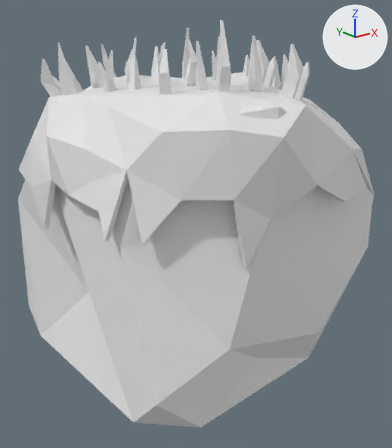
What one commit did to the FBX model Assets/Models/BlockEmpty.fbx.
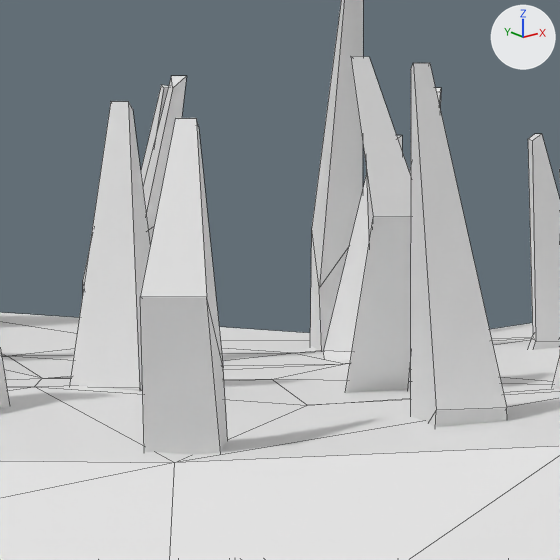
There are two pictures of each version: one whole from a 50 mm lens placed at (-1.282, -1.649, 0.652), pointed at (0.0, -0.046, 0.011), one close up on the part from 36% to 55% of the width and 7% to 24% of the height. The axes (+X, +Y, +Z) are drawn at upper right. The lights are the same throughout. The close-ups show mesh edges as thin lines. Where no turn or scale is listed for an object, it has been applied to the vertices.

The first close-up shows 'Grass'.
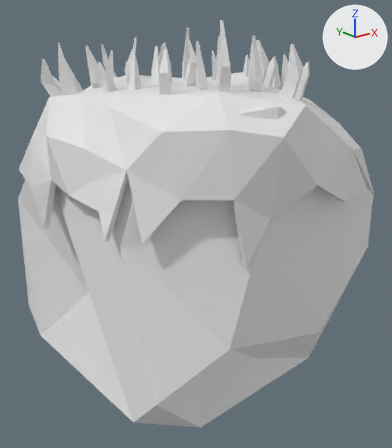
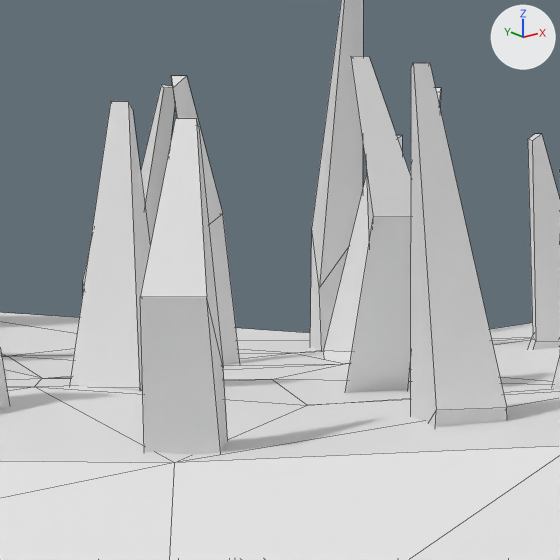
Where the newer file only moved an object's origin or applied its transform, the numbers keep the older frame.

Boxes (x1, y1, x2, y2) around the edits, measured in the close-ups (560 x 560 px; the box of a moved part takes in the faces that stretch with it):
part 1 of me_cube_002, moved or reshaped: before (143, 77, 186, 245); after (173, 76, 240, 365)

The edits, one by one:
me_cube_002 has 566 vertices, 636 faces and spans x -0.551..0.552, y -0.559..0.56, z -0.045..0.752.
me_cube_002 is used by ob_grass; location (0.0, 0.0, 0.0).
Before the commit, vertices of me_cube_002: 440 (-0.008, 0.175, 0.612), 441 (0.006, 0.198, 0.623), 442 (0.021, 0.188, 0.623).
Part 1, on me_cube_002:
Vertices 440, 441, 442 of me_cube_002 move by (0.005, -0.041, 0.0).
